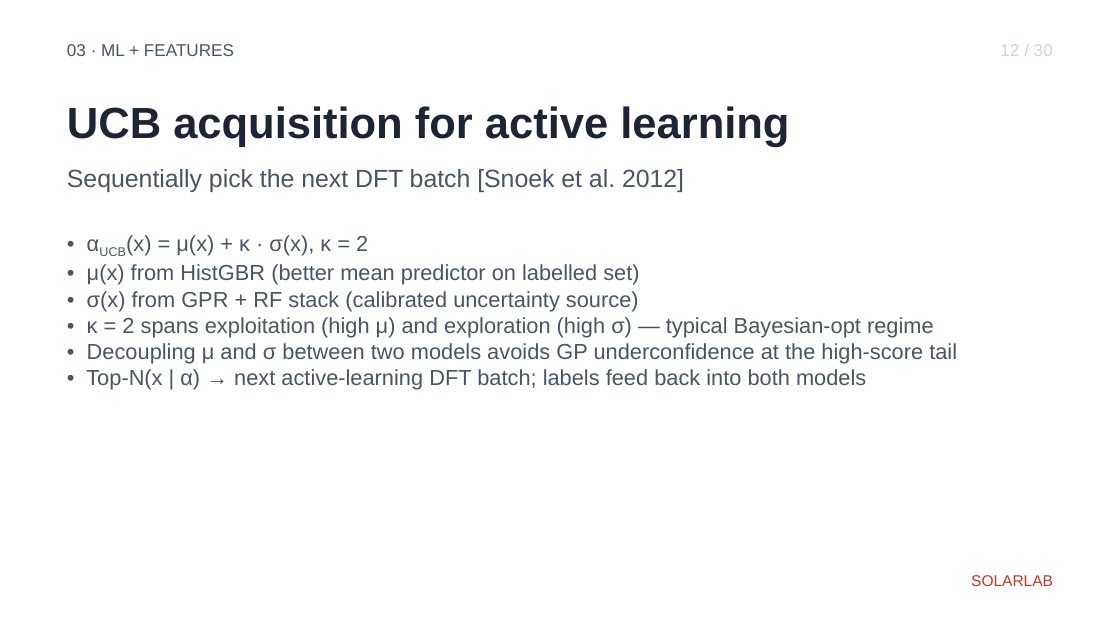
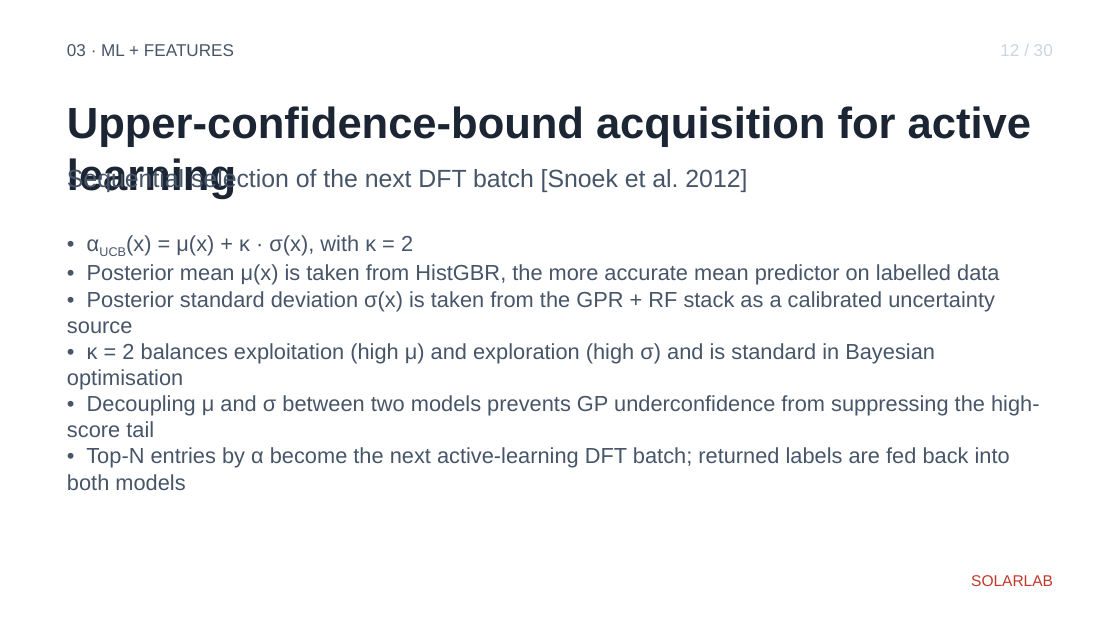
Before and after one commit to ShaneLogic/SolarLab, a slide deck: slide 15 of presentations/jmi-2026/output/jmi-2026.pptx. Drawn at 1120x630 pixels with LibreOffice and Linux fonts; fonts in the diff are those of the drawing. Boxes give left, top, right and bottom in pixels: in the first picture for what was removed or moved away, otherwise in the second. Text is boxed around its words. In the diff, an @@ line names an element or a change of style, - is before the commit and + after.

Commit message:
docs(jmi-ppt): replace informal language with field-standard academic vocabulary
Per user feedback: deck contained obscure / informal terms not
conforming to academic standards. Replaced colloquial phrasing
with vocabulary commonly used in the photovoltaic / materials-
informatics literature, throughout titles, subtitles and bullets.

Examples (representative, not exhaustive):
- "underserved corner" → "unoccupied region"
- "neither alone works" → "Limitations of the established absorbers"
- "deadlock" → "tradeoff"
- "talk roadmap" → "Talk outline"
- "structural prior" still used (Bayesian-ML term, accepted in MI)
- "Why a surrogate at all" → "Motivation for a learned surrogate"
- "fuse into" → "combined into"
- "HistGBR — gradient boosting on histograms" → "Histogram-based
   gradient boosting regression"
- "GPR + RF — calibrated uncertainty source" → "Gaussian-process
   and random-forest uncertainty stack"
- "UCB acquisition for active learning" → "Upper-confidence-bound
   acquisition for active learning"
- "Hit #1 / Hit #2" → "Lead candidate / Secondary candidate"
- "PV-grade" → "device-relevant"
- "actionable size for synthesis triage" → "tractable shortlist
   for experimental verification"
- "leaves on the table" → "absent from the SCAPS-1D reference"
- "honest grouped-CV diagnostic" → "stringent grouped-CV diagnostic"
- "DFT cost crystallised into" → "small-sample model identifies
   a tractable subspace"
- "buys time but doesn't solve" → "mitigates but does not address"
- "Three concrete next steps" → "Planned extensions"
- "Three takeaways" → "Principal findings"
- Time scales rendered as "10⁰–10² CPU-hours" rather than "hours-
   to-days"
- Hyphenated stand-ins in equations preserved unchanged

Audit: 36 slides, 145 sub + 47 sup runs, no _/^ leaks.

Constraint: parser-enforced no-`_`-no-`^` rule still active —
all sub/sup typography routes through [sub]/[sup] tags
Confidence: high
Scope-risk: narrow — pure rewording, no structural / theme /
data changes
Not-tested: phrasing acceptability across reviewers in the JMI
audience; user can iterate further

```diff
--- a/presentations/jmi-2026/output/jmi-2026.pptx
+++ b/presentations/jmi-2026/output/jmi-2026.pptx
@@ text at (x1=67, y1=106, x2=1031, y2=199): text changed @@
-UCB acquisition for active learning
+Upper-confidence-bound acquisition for active learning
@@ text at (x1=67, y1=167, x2=747, y2=193): text changed @@
-Sequentially pick the next DFT batch [Snoek et al. 2012]
+Sequential selection of the next DFT batch [Snoek et al. 2012]
@@ text at (x1=67, y1=235, x2=1040, y2=490): text changed @@
-• αUCB(x) = μ(x) + κ · σ(x), κ = 2
-• μ(x) from HistGBR (better mean predictor on labelled set)
-• σ(x) from GPR + RF stack (calibrated uncertainty source)
-• κ = 2 spans exploitation (high μ) and exploration (high σ) — typical Bayesian-opt regime
-• Decoupling μ and σ between two models avoids GP underconfidence at the high-score tail
-• Top-N(x | α) → next active-learning DFT batch; labels feed back into both models
+• αUCB(x) = μ(x) + κ · σ(x), with κ = 2
+• Posterior mean μ(x) is taken from HistGBR, the more accurate mean predictor on labelled data
+• Posterior standard deviation σ(x) is taken from the GPR + RF stack as a calibrated uncertainty source
+• κ = 2 balances exploitation (high μ) and exploration (high σ) and is standard in Bayesian optimisation
+• Decoupling μ and σ between two models prevents GP underconfidence from suppressing the high-score tail
+• Top-N entries by α become the next active-learning DFT batch; returned labels are fed back into both models
```
Also in this commit, not shown: 25 other slides changed, 1 other file.
